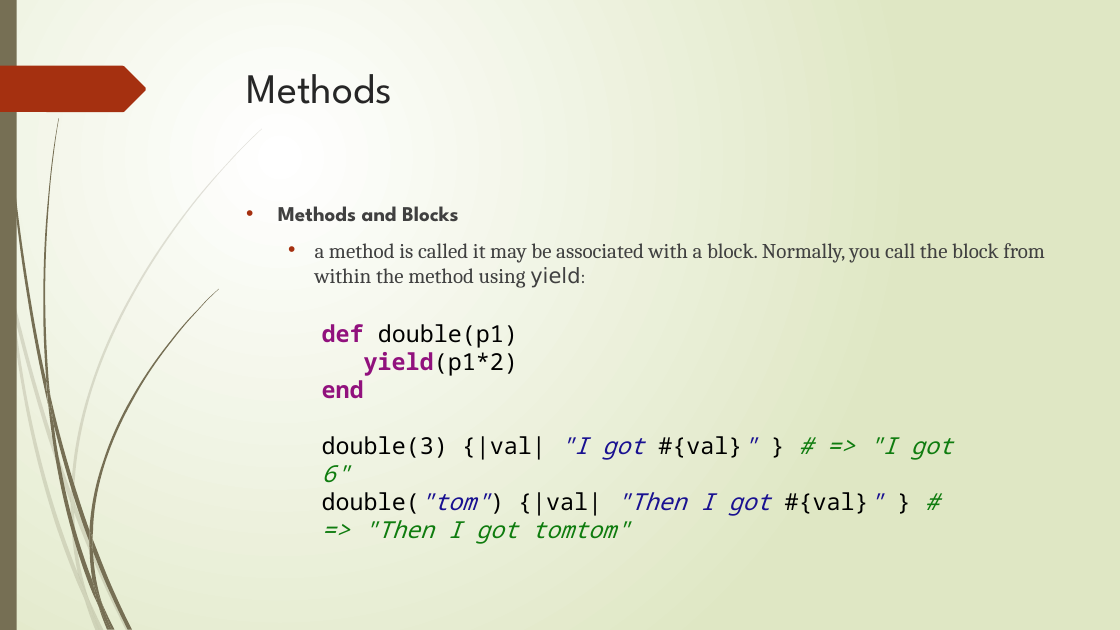
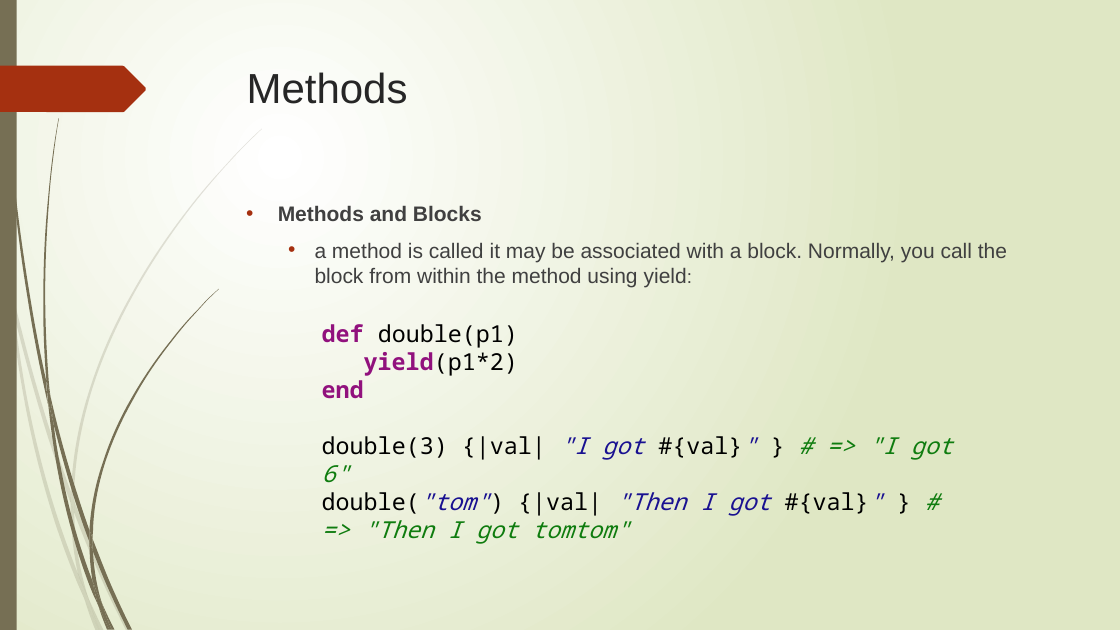
Before and after one commit to angelmoralesb/Fedesoft, a slide deck: slide 41 of ProyectoRuby/Libros/PresentacionRuby.pptx. Drawn at 1120x630 pixels with LibreOffice and Linux fonts; fonts in the diff are those of the drawing. Boxes give left, top, right and bottom in pixels: in the first picture for what was removed or moved away, otherwise in the second. Text is boxed around its words. In the diff, an @@ line names an element or a change of style, - is before the commit and + after.

```diff
--- a/ProyectoRuby/Libros/PresentacionRuby.pptx
+++ b/ProyectoRuby/Libros/PresentacionRuby.pptx
@@ title "Methods" at box(247, 72, 408, 104): font League Spartan to Arial @@
@@ text "Methods and Blocks" at box(278, 205, 1007, 287): font League Spartan to Arial in "Methods and Blocks"; font Cambria to Arial in "a method is called it may be ..."; font DejaVu Sans to Arial in "yield:" @@
```
Also in this commit, not shown: 52 other slides changed, 4 other files.
